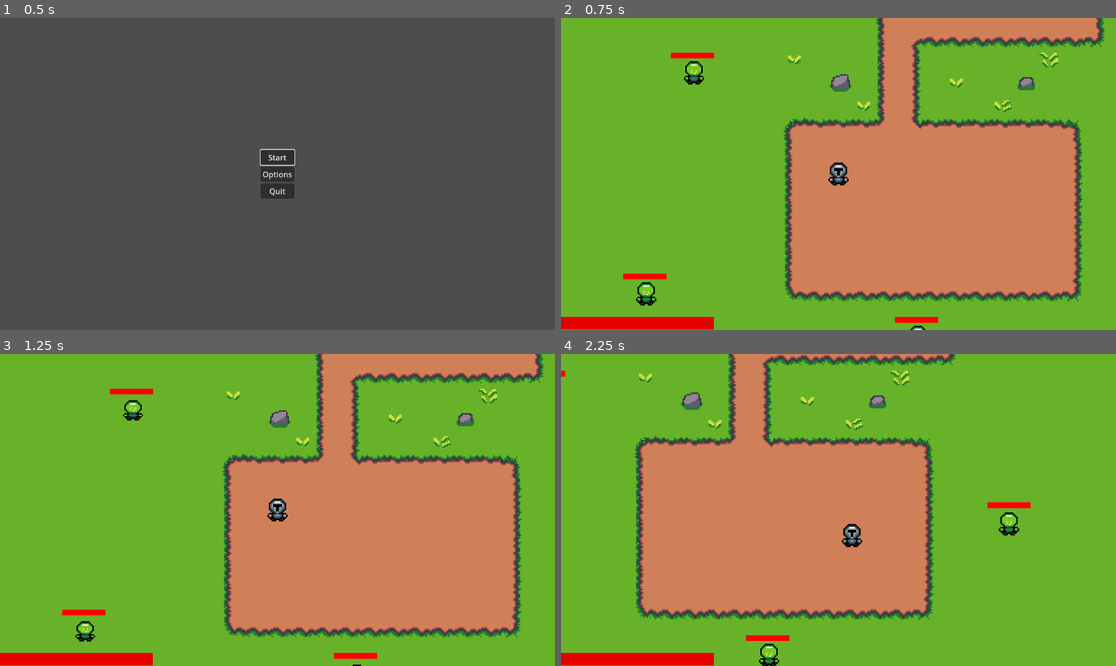
Above: before the commit, frames 1-4 (two rows, left to right).
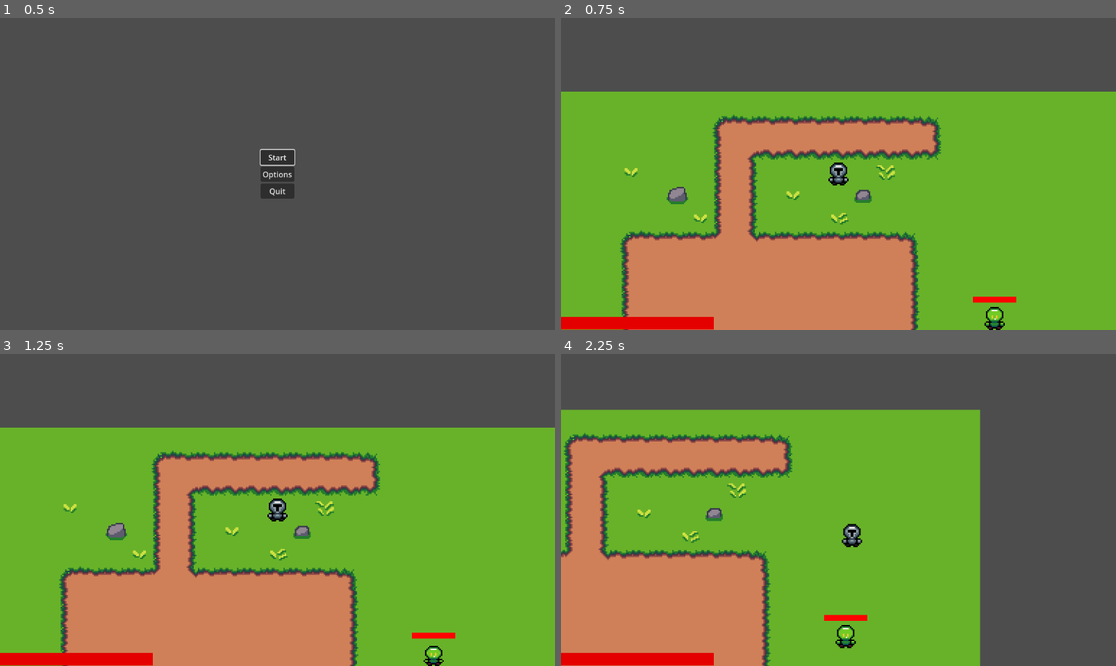
Above: after the commit, the same moments.

Repository: boothe0/CS386GodotProject
Game: Godot game, scene res://scenes/title_screen.tscn
Two runs of this game, one before a commit and one after it. Both use one fixed random seed, a clock stepped at 60 frames per second and the inputs below.
Inputs (mouse positions are in pixels of both pictures, inside the frame that each line leads up to):
- Up to frame 1 (0.5 s): no input
- Up to frame 2 (0.75 s): click "Start" at 0.5 s
- Up to frame 3 (1.25 s): no input
- Up to frame 4 (2.25 s): move the mouse to (960, 494) at 1.27 s; hold D (move_right) 1.28-2.03 s; click (960, 494) at 1.35 s; tap F (use_potion, bound only after the commit) at 1.55, 2.1 s; move the mouse to (727, 525) at 2.02 s; hold S (move_down) from 2.03 s (still down)

Frame 1 is identical in both runs. In frame 2, 64% of the frame differs, in the area x 0-100%, y 0-100%; in frame 3, 64%; in frame 4, 75%.

Commit message:
created healing
created a healing potion that will heal one health point. currently an unlimited amount that maxes out at 5 health. press 'f' to use the potion. will flip the character and do the healing animation to whichever way the mouse pointer is at

Diff:
--- a/cs386gameproject/project.godot
+++ b/cs386gameproject/project.godot
@@ -66,6 +66,11 @@
 "events": [Object(InputEventKey,"resource_local_to_scene":false,"resource_name":"","device":-1,"window_id":0,"alt_press …(191 unchanged characters)…
 ]
 }
+use_potion={
+"deadzone": 0.5,
+"events": [Object(InputEventKey,"resource_local_to_scene":false,"resource_name":"","device":-1,"window_id":0,"alt_pressed":false,"shift_pressed":false,"ctrl_pressed":false,"meta_pressed":false,"pressed":false,"keycode":0,"physical_keycode":70,"key_label":0,"unicode":102,"location":0,"echo":false,"script":null)
+]
+}
 
 [layer_names]
 
--- /dev/null
+++ b/cs386gameproject/scenes/heal_potion.tscn
@@ -0,0 +1,15 @@
+[gd_scene load_steps=3 format=3 uid="uid://djw3k8gpkkily"]
+
+[ext_resource type="Texture2D" uid="uid://b1mrlmd7s1w8u" path="res://assets/VariPixels PotionsPack 02112022 Update/PotionsPack1.png" id="1_76lb3"]
+[ext_resource type="Script" path="res://scripts/heal_potion.gd" id="1_jgg1e"]
+
+[node name="HealPotion" type="Node2D"]
+script = ExtResource("1_jgg1e")
+
+[node name="Sprite2D" type="Sprite2D" parent="."]
+z_index = 6
+scale = Vector2(0.31, 0.31)
+texture = ExtResource("1_76lb3")
+offset = Vector2(0, 1.71)
+region_enabled = true
+region_rect = Rect2(5, 260, 22, 27)
--- a/cs386gameproject/scenes/main_scene.tscn
+++ b/cs386gameproject/scenes/main_scene.tscn
@@ -61,7 +61,7 @@
 position = Vector2(-509, -312)
 
 [node name="Player" parent="." instance=ExtResource("1_6hm0t")]
-position = Vector2(195, 143)
+position = Vector2(308, 65)
 
 [node name="Camera2D" type="Camera2D" parent="Player"]
 zoom = Vector2(3, 3)
--- a/cs386gameproject/scenes/player.tscn
+++ b/cs386gameproject/scenes/player.tscn
@@ -1,8 +1,9 @@
-[gd_scene load_steps=22 format=3 uid="uid://cmxv3umec3ewx"]
+[gd_scene load_steps=23 format=3 uid="uid://cmxv3umec3ewx"]
 
 [ext_resource type="Script" path="res://scripts/player.gd" id="1_ucs4q"]
 [ext_resource type="Texture2D" uid="uid://db6a0gcvmsdqe" path="res://assets/16x16 Magical Forest Asset Pack/Characters/KnightCharacter-Idle.png" id="2_80bxb"]
 [ext_resource type="PackedScene" uid="uid://cbkptu6ifigqp" path="res://scenes/sword.tscn" id="3_iswpw"]
+[ext_resource type="PackedScene" uid="uid://djw3k8gpkkily" path="res://scenes/heal_potion.tscn" id="4_va32y"]
 
 [sub_resource type="AtlasTexture" id="AtlasTexture_h468s"]
 atlas = ExtResource("2_80bxb")
@@ -176,5 +177,10 @@
 shape = SubResource("CapsuleShape2D_nrny4")
 
 [node name="Sword" parent="." instance=ExtResource("3_iswpw")]
+visible = false
 position = Vector2(-5, 4)
 rotation = -2.61799
+
+[node name="HealPotion" parent="." instance=ExtResource("4_va32y")]
+visible = false
+position = Vector2(5, 3)
--- /dev/null
+++ b/cs386gameproject/scripts/heal_potion.gd
@@ -0,0 +1,73 @@
+extends Node2D
+
+var using_heal_potion = false  # Prevents multiple uses at once
+var rotation_angle = 50  # How much the potion tilts
+var use_speed = 0.2  # Speed of the animation
+
+@onready var sprite: Sprite2D = $Sprite2D
+
+var current_direction = Vector2.DOWN  # Default facing down
+
+func _ready() -> void:
+	hide()  # Start hidden
+
+func set_potion_direction(direction: Vector2):
+	current_direction = direction
+
+	# Default positioning and rotation
+	if direction == Vector2.RIGHT:
+		position = Vector2(5, 3)
+		rotation_degrees = 0
+		sprite.flip_h = false  # Ensure it's not flipped
+		z_index = 0
+	elif direction == Vector2.LEFT:
+		position = Vector2(-5, 3)
+		rotation_degrees = 0
+		sprite.flip_h = true  # Flip for left
+		z_index = 0
+	elif direction == Vector2.DOWN:
+		position = Vector2(5, 3)
+		rotation_degrees = 0
+		sprite.flip_h = false
+		z_index = 0
+	elif direction == Vector2.UP:
+		position = Vector2(-5, 3)
+		rotation_degrees = 0
+		sprite.flip_h = false
+		z_index = -2  # ONLY for UP
+
+	print("Potion direction set to:", current_direction, "Position:", position, "Rotation:", rotation_degrees, "Z-Index:", z_index)  # Debugging
+
+func use_heal_potion():
+	if using_heal_potion:
+		return  # Prevent multiple uses
+
+	using_heal_potion = true
+	print("Using potion")  # Debug
+
+	show()  # Make the potion visible
+
+	var tween = create_tween()
+	tween.set_trans(Tween.TRANS_LINEAR)
+	tween.set_ease(Tween.EASE_IN_OUT)
+
+	# Determine the final rotation based on direction
+	var end_angle = -rotation_angle if current_direction == Vector2.RIGHT or current_direction == Vector2.DOWN else rotation_angle
+
+	# Animate potion use
+	tween.tween_property(self, "rotation_degrees", end_angle, use_speed)
+	await tween.finished
+
+	# Return to initial position
+	tween = create_tween()
+	tween.tween_property(self, "rotation_degrees", 0, use_speed)
+	await tween.finished
+
+	# Heal the player
+	if get_parent().has_method("heal"):
+		get_parent().heal(1)  # Heal 1 health point
+
+	using_heal_potion = false
+	hide()  # Hide potion after use
+
+	print("Potion use finished")  # Debug
--- a/cs386gameproject/scripts/player.gd
+++ b/cs386gameproject/scripts/player.gd
@@ -15,6 +15,7 @@
 var can_dodge = true
 var current_weapon = WeaponType.SWORD
 var dash_direction = Vector2()
+@onready var heal_potion: Node2D = $HealPotion
 
 # Constants
 const SPEED = 150
@@ -49,6 +50,9 @@
 
 	# Update facing direction based on mouse position
 	update_movement_animation()
+
+	if Input.is_action_just_pressed("use_potion"):
+		use_heal_potion()
 
 	# Handle attack input
 	if Input.is_action_just_pressed("attack"):
@@ -70,8 +74,9 @@
 		move_and_collide(velocity)
 		# moves down to the timer block
 		$Timer.start()
+
 func update_movement_animation():
-	# If the sword is attacking, don't change facing direction yet
+	# If the sword is attacking OR using a potion, don't change facing direction
 	if sword.attacking:
 		return
 
@@ -159,3 +164,39 @@
 func _on_timer_timeout() -> void:
 	print("On timer") # debug statement
 	can_dodge = true
+
+func heal(amount):
+	if health >= 5:
+		print("Health is already full!")  # Debug
+		return  # Prevent overhealing
+
+	health = min(health + amount, 5)  # Prevent health from exceeding 5
+	health_update.emit()
+	print("Player healed: ", health)
+
+func use_heal_potion():
+	# If already at max health, don't use the potion
+	if health >= 5:
+		print("Health is full! Can't use potion.")
+		return
+
+	# Make the player face the potion direction and lock it
+	update_attack_direction()
+	var heal_animation = get_idle_animation(last_attack_direction)
+	animated_sprite.play(heal_animation)  # Lock player facing direction
+	print("Using potion in direction:", last_attack_direction)  # Debugging
+
+	# Temporarily prevent movement-based animation updates
+	sword.attacking = true  # Reuse the same lock system from the sword
+
+	# Start potion use and wait until it's fully done
+	heal_potion.show()
+	heal_potion.set_potion_direction(last_attack_direction)  # Set potion direction
+	await heal_potion.use_heal_potion()  # Wait for potion animation to finish
+
+	# Allow movement animations again after potion animation is done
+	sword.attacking = false
+
+	# After using the potion, return to movement-based facing
+	print("Potion use finished, returning to movement animation")  # Debug
+	update_movement_animation()
Binary file added: cs386gameproject/assets/VariPixels PotionsPack 02112022 Update/PotEffects.png
Not shown, added: cs386gameproject/assets/VariPixels PotionsPack 02112022 Update/PotEffects.png.import
Binary file added: cs386gameproject/assets/VariPixels PotionsPack 02112022 Update/PotionsPack1.png
Not shown, added: cs386gameproject/assets/VariPixels PotionsPack 02112022 Update/PotionsPack1.png.import
Binary file added: cs386gameproject/assets/VariPixels PotionsPack 02112022 Update/PotionsPack2.png
Not shown, added: cs386gameproject/assets/VariPixels PotionsPack 02112022 Update/PotionsPack2.png.import
Binary file added: cs386gameproject/assets/VariPixels PotionsPack 02112022 Update/PotionsPack3.png
Not shown, added: cs386gameproject/assets/VariPixels PotionsPack 02112022 Update/PotionsPack3.png.import
